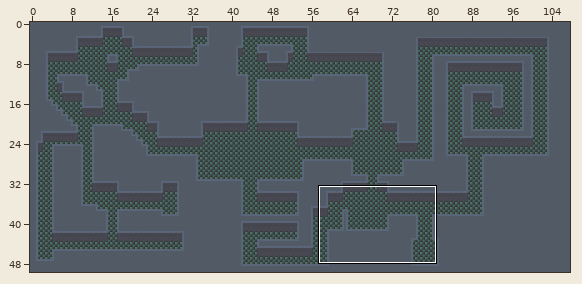
A Tiled map gets an edit: games/2026/the_longest_night/assets/map/Niveau_2.tmx. Above, an overview of the earlier version with the close-up marked.
Close-up. Before the commit:
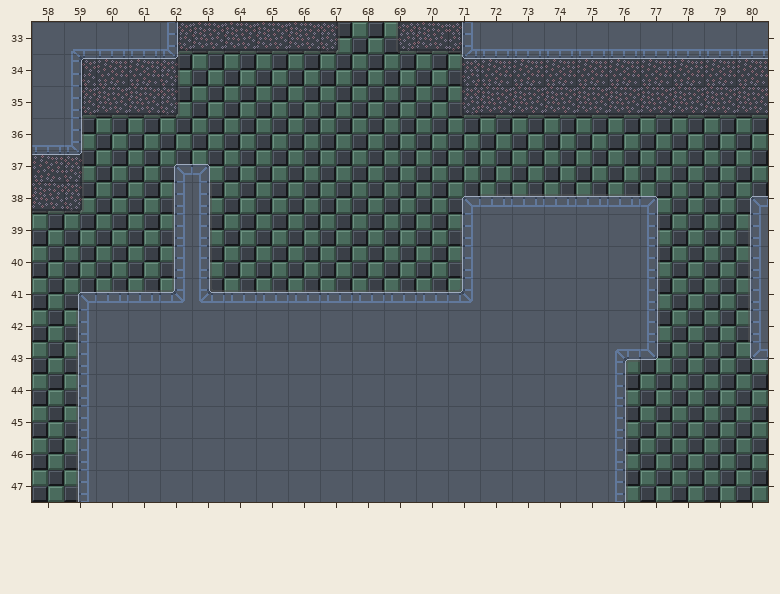
Cells are 32x32 px. Shown: x 58..80, y 33..47.
And afterwards:
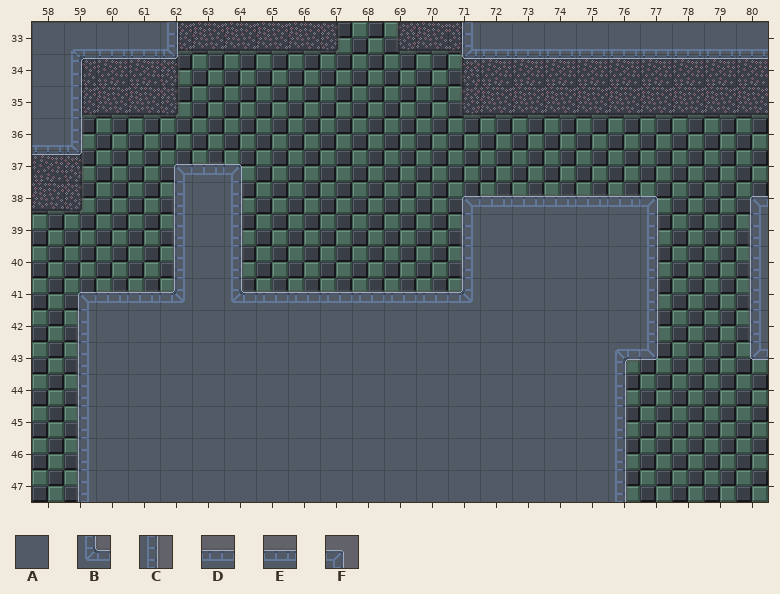
Key: from "tileset_reverse": A 1, B 8 flipped up-down, C 9, D 9 flipped on the other diagonal, E 9 turned 270, F 13.
_ is an empty cell, . an unchanged one.
Diff:
--- layer "calque_mur"
@@ x 63..64 @@
-37 F_
-38 C_
-39 C_
-40 C_
-41 BD
+37 EF
+38 AC
+39 AC
+40 AC
+41 AB
Where, in picture pixels (left, top, right, bottom), the same in both close-ups:
changed: (192, 162, 245, 303)
